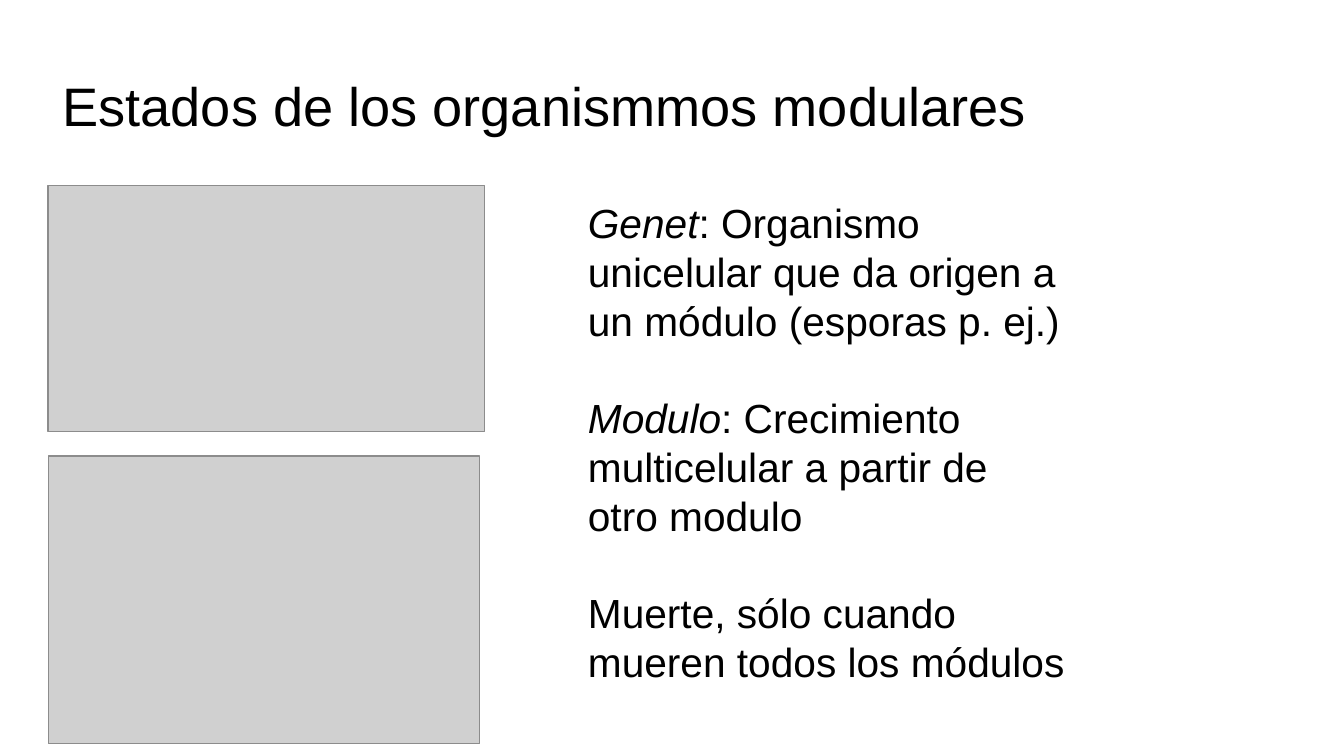
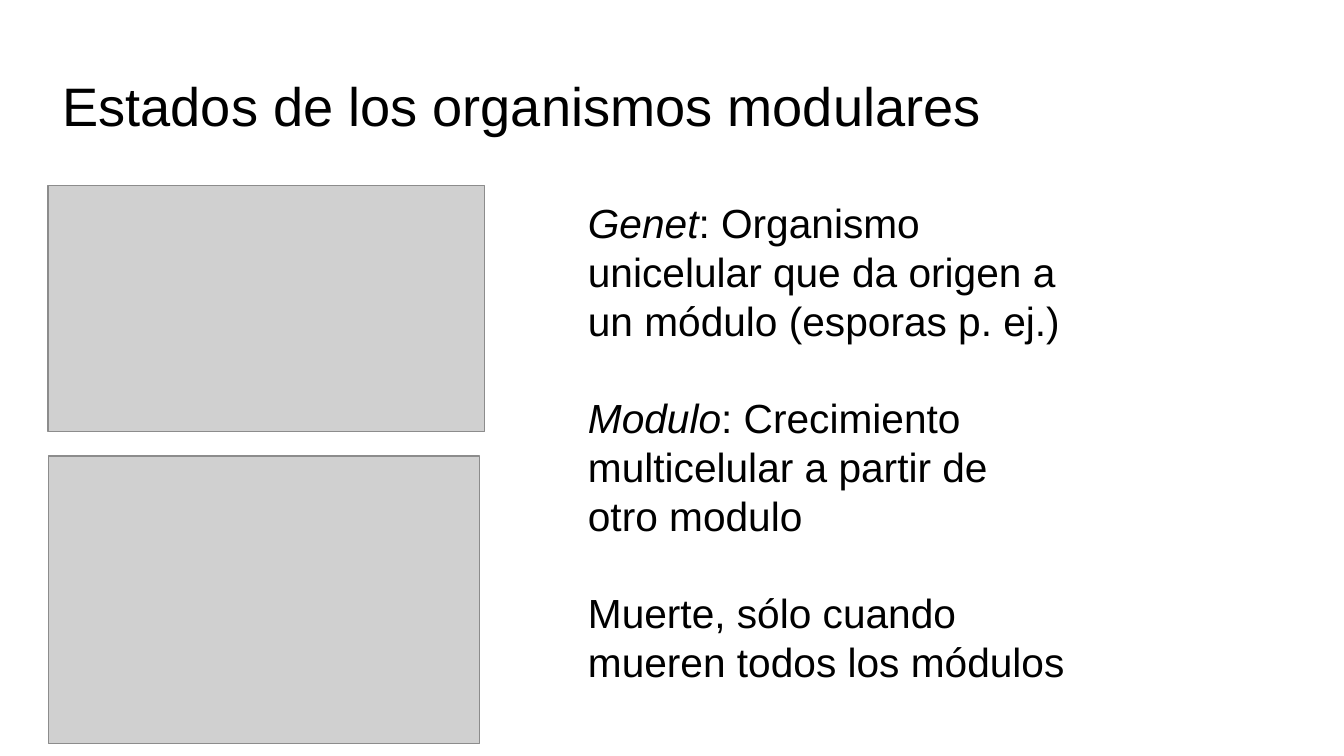
Before and after one commit to gerardommc/Ecologia-poblaciones, a slide deck: slide 11 of Unidad-1/Individuos.odp (slide 9 before the commit). Drawn at 1344x756 pixels with LibreOffice and Linux fonts; fonts in the diff are those of the drawing; grey boxes stand for pictures. Boxes give left, top, right and bottom in pixels: in the first picture for what was removed or moved away, otherwise in the second. Text is boxed around its words. In the diff, an @@ line names an element or a change of style, - is before the commit and + after.

```diff
--- a/Unidad-1/Individuos.odp
+++ b/Unidad-1/Individuos.odp
@@ title at [62, 86, 981, 136]: text changed @@
-Estados de los organismmos modulares
+Estados de los organismos modulares
```
Also in this commit, not shown: 3 slides added, 1 other file.
